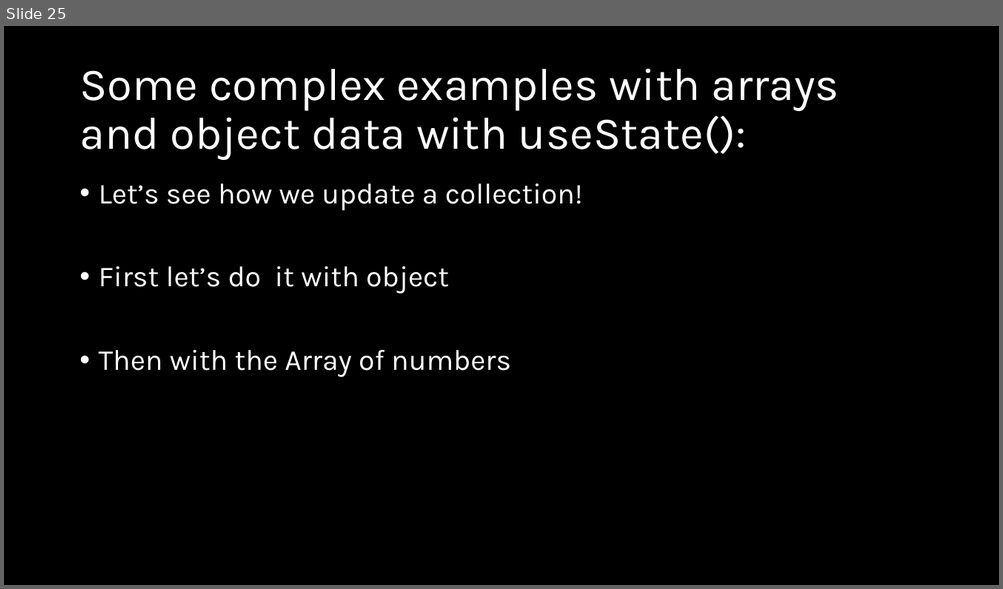
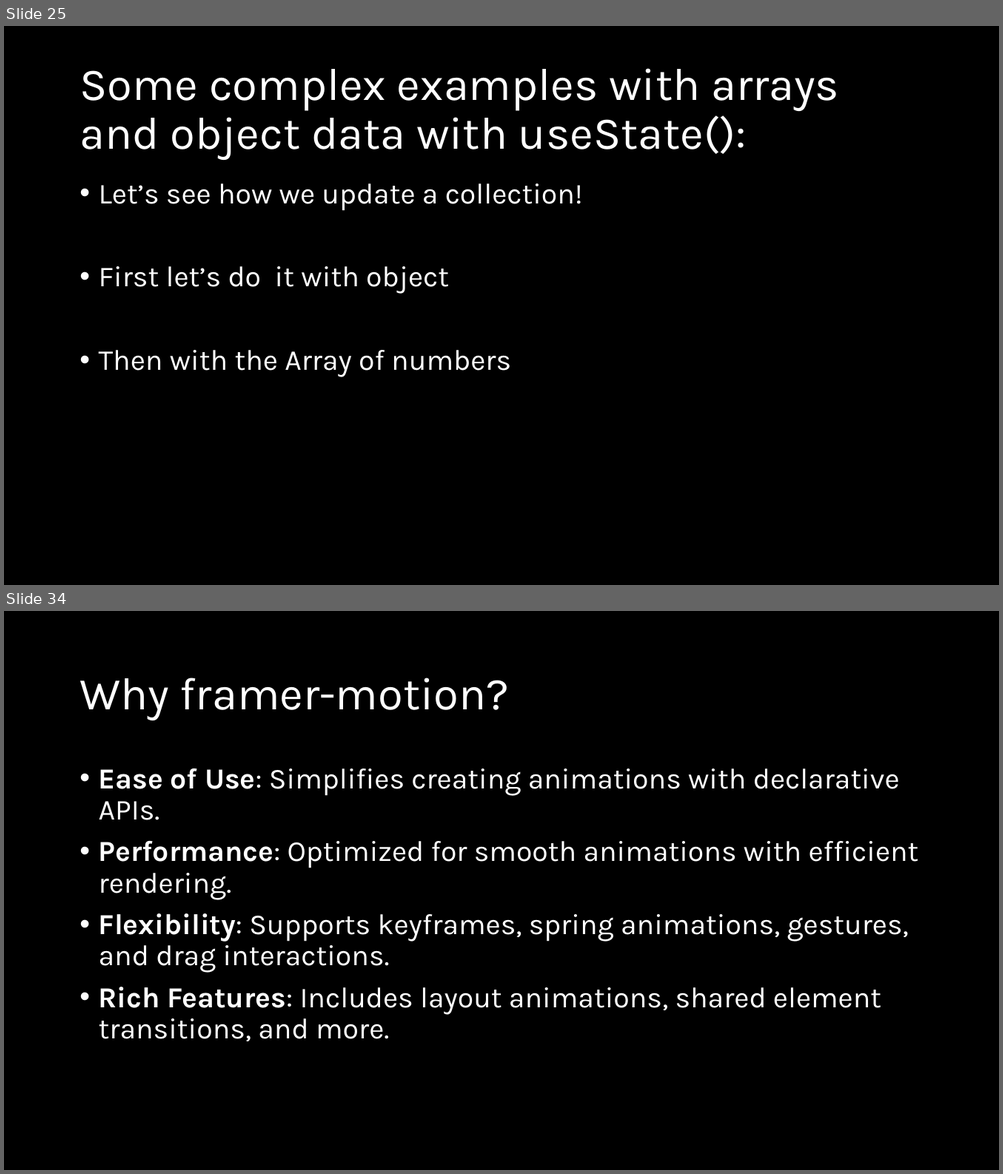
Before and after one commit to natiquekeyin/fall2024, a slide deck: JavaScript/Week10/Week10.pptx. Shown one above the other, each under a label of ours: slide 25 before the commit, slides 25 and 34 after it; the slides between them are not shown. The pictures are 1003x589 and 1003x1174 pixels, drawn with LibreOffice and Linux fonts; fonts in the diff are those of the drawing. Boxes give left, top, right and bottom in pixels: in the first picture for what was removed or moved away, otherwise in the second. Text is boxed around its words. In the diff, an @@ line names an element or a change of style, - is before the commit and + after.

```diff
--- a/JavaScript/Week10/Week10.pptx
+++ b/JavaScript/Week10/Week10.pptx
@@ slide 34 added at [4, 611, 999, 1170], background #000000 @@
@@ title added at [79, 678, 509, 721], 44 pt, text #FFFFFF @@
+Why framer-motion?
@@ text added at [99, 768, 919, 1042], 28 pt, text #FFFFFF @@
+• Ease of Use: Simplifies creating animations with declarative APIs.
+• Performance: Optimized for smooth animations with efficient rendering.
+• Flexibility: Supports keyframes, spring animations, gestures, and drag interactions.
+• Rich Features: Includes layout animations, shared element transitions, and more.
```
Also in this commit, not shown: 9 other slides added, 4 other files.
